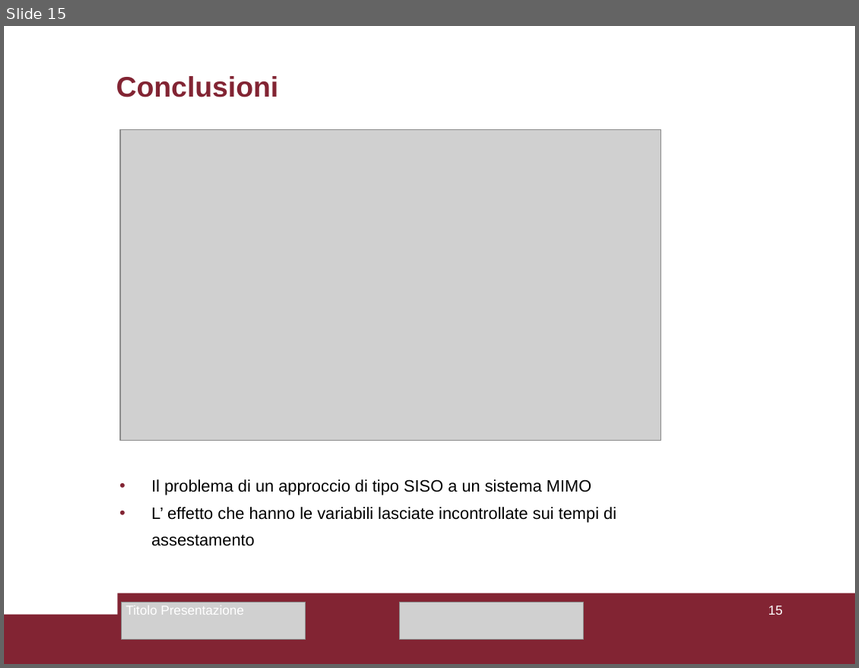
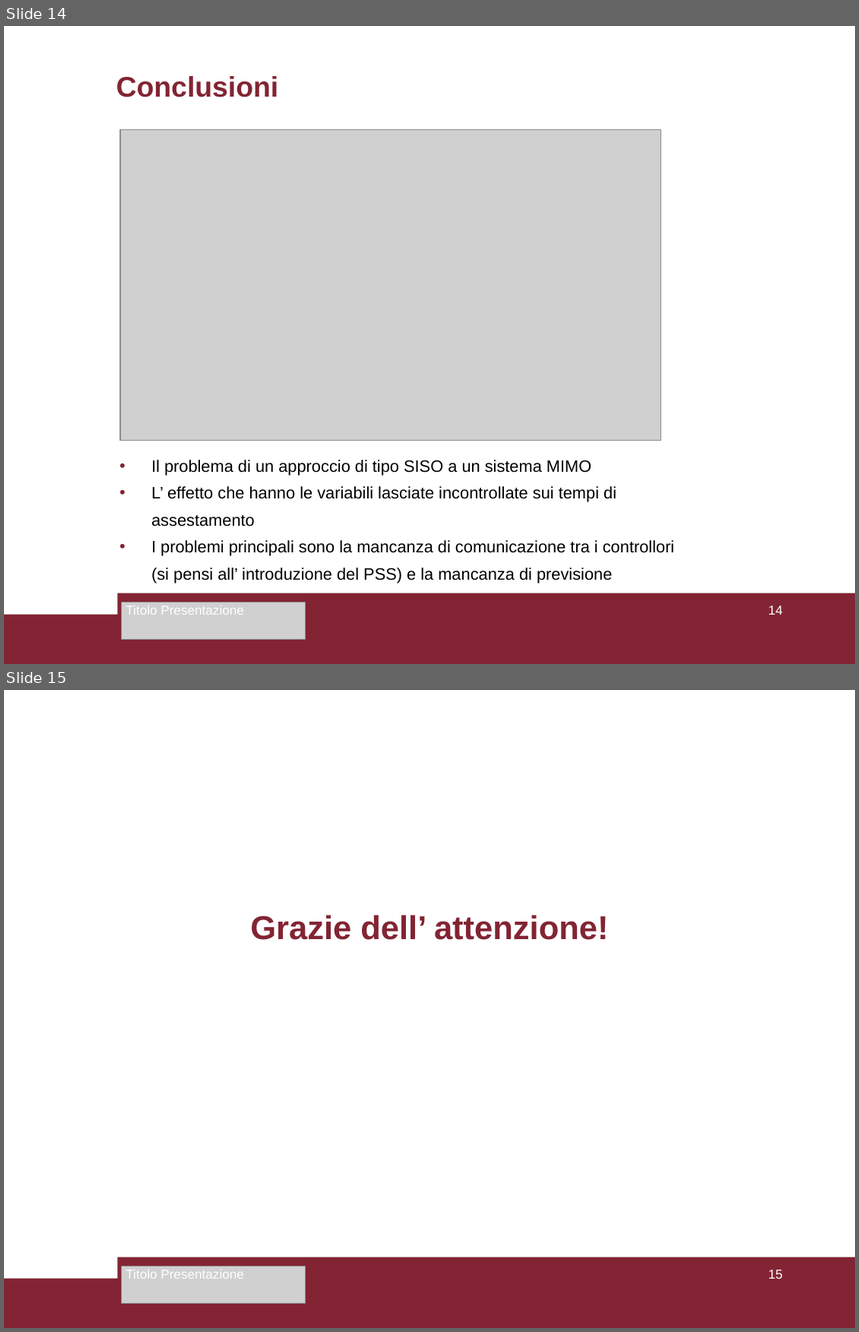
Before and after one commit to LeonardoSalustri/Tesi, a slide deck: Formule_presentazione/Presentazione_versione3.odp. Shown one above the other, each under a label of ours: slide 15 before the commit, slides 14 and 15 after it. The pictures are 859x668 and 859x1332 pixels, drawn with LibreOffice and Linux fonts; fonts in the diff are those of the drawing; grey boxes stand for pictures. Boxes give left, top, right and bottom in pixels: in the first picture for what was removed or moved away, otherwise in the second. Text is boxed around its words. In the diff, an @@ line names an element or a change of style, - is before the commit and + after.

```diff
--- a/Formule_presentazione/Presentazione_versione3.odp
+++ b/Formule_presentazione/Presentazione_versione3.odp
@@ slide 15 added at bbox=[4, 690, 855, 1328], background #FFFFFF; not listed: 2 template elements that a slide beside it also shows @@
@@ title added at bbox=[250, 915, 609, 940], 28 pt, text #822433, bold @@
+Grazie dell’ attenzione!
@@ picture added at bbox=[122, 1266, 306, 1304] @@
@@ text added at bbox=[126, 1270, 244, 1279], 11 pt, text #FFFFFF @@
+Titolo Presentazione
@@ page number added at bbox=[769, 1270, 783, 1279], 11 pt, text #FFFFFF @@
+15
@@ what was slide 15 is now slide 14 @@
@@ slide 14 changed as well @@
@@ text "Il problema di un approccio ...": place and size @@
-text "Il problema di un approccio ..." at bbox=[151, 480, 617, 547]
+text "Il problema di un approccio ..." at bbox=[151, 460, 674, 584]
@@ text at bbox=[151, 541, 674, 584]: paragraphs added @@
+• I problemi principali sono la mancanza di comunicazione tra i controllori
+(si pensi all’ introduzione del PSS) e la mancanza di previsione
@@ picture removed at bbox=[400, 602, 585, 640] @@
@@ page number at bbox=[769, 606, 783, 615]: text changed @@
-15
+14
```
Also in this commit, not shown: 12 other slides changed, 1 slide removed, 15 other files.
